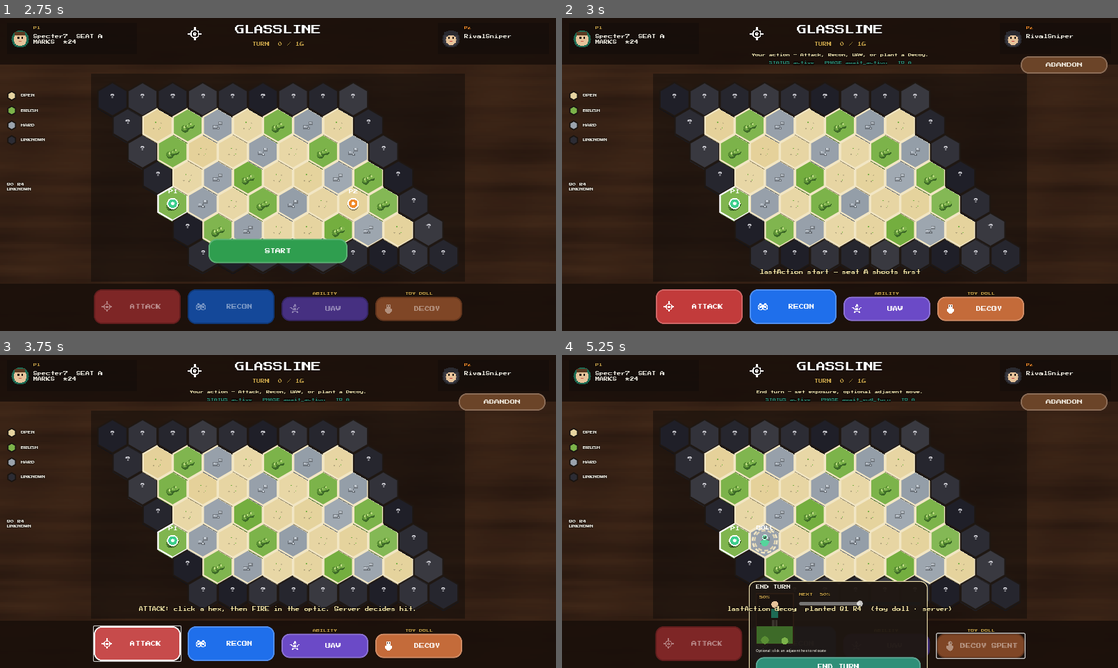
Above: before the commit, frames 1-4 (two rows, left to right).
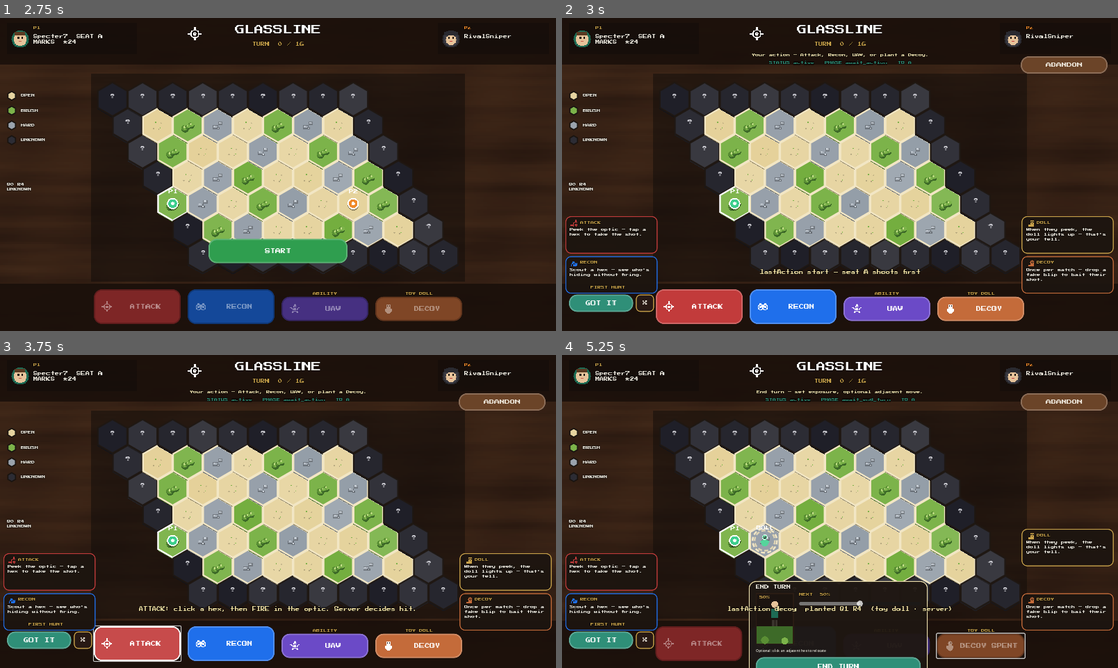
Above: after the commit, the same moments.

Repository: physikal/glassline-godot
Game: Godot game, scene res://scenes/lobby/hideout_lobby.tscn
Same seed, same stepped clock (60 frames per second), same inputs: the game is played once before the commit and once after it.
Inputs (mouse positions are in pixels of both pictures, inside the frame that each line leads up to):
- Up to frame 1 (2.75 s): click "PLAY" at 0.5 s; tap Enter at 1.25 s; move the mouse to (400, 158) at 1.27 s; click (400, 158) at 1.42 s; tap Space at 2 s; move the mouse to (166, 190) at 2.02 s; click (166, 190) at 2.17 s
- Up to frame 2 (3 s): click "START" at 2.75 s
- Up to frame 3 (3.75 s): click "ATTACK" at 3.5 s
- Up to frame 4 (5.25 s): click "RECON" at 4.25 s; click "DECOY" at 5 s

Frame 1 is identical in both runs. In frame 2, 4.7% of the frame differs, in the area x 0-100%, y 63-94%; in frame 3, 4.7%; in frame 4, 5.1%, in the area x 0-100%, y 55-94%.

Commit message:
Add first-hunt coach chips for the first PvP match.
Client-only tip chips (Attack, Recon, Doll, Decoy) show once on a live
or mock hunt until Got it, persist coachSeen in ConfigFile, and skip SP
jobs. Chips never modal-lock the board or change Marks/combat.

Co-authored-by: physikal <physikal@users.noreply.github.com>

Diff:
--- a/scenes/lobby/hideout_lobby.gd
+++ b/scenes/lobby/hideout_lobby.gd
@@ -100,6 +100,10 @@
 		DisplayServer.window_set_mode(DisplayServer.WINDOW_MODE_WINDOWED)
 		DisplayServer.window_set_size(Vector2i(1280, 720))
 		await _capture_sp_job_t3()
+	elif "--capture-coach-tips" in args or "--capture-coach-dismissed" in args \
+			or "--capture-coach-chip" in args:
+		await get_tree().process_frame
+		_on_play()
 	elif "--capture-decoy-hud" in args or "--capture-decoy-blip" in args:
 		await get_tree().process_frame
 		_on_play()
--- /dev/null
+++ b/scenes/match/first_hunt_coach.gd
@@ -0,0 +1,295 @@
+extends Control
+## First-hunt coach — cozy tip chips on the first PvP / private live (or mock) match.
+## Client-only ConfigFile persist. Never modal-locks. No Marks / combat delta.
+
+const Chrome := preload("res://scripts/chrome.gd")
+const Contract := preload("res://types/contract.gd")
+
+signal dismissed
+
+static var store_path: String = Contract.COACH_STORE
+
+var _chip_attack: PanelContainer
+var _chip_recon: PanelContainer
+var _chip_doll: PanelContainer
+var _chip_decoy: PanelContainer
+var _btn_got_it: Button
+var _btn_x: Button
+var _kicker: Label
+var _anchor_attack: Control
+var _anchor_recon: Control
+var _anchor_decoy: Control
+var _anchor_doll: Control
+var _showing: bool = false
+var _built: bool = false
+
+
+func _ready() -> void:
+	mouse_filter = Control.MOUSE_FILTER_IGNORE
+	set_anchors_preset(PRESET_FULL_RECT)
+	if not _built:
+		_build()
+
+
+func _process(_delta: float) -> void:
+	if _showing:
+		_layout_chips()
+
+
+static func is_seen() -> bool:
+	var cfg := ConfigFile.new()
+	if cfg.load(store_path) != OK:
+		return false
+	return bool(cfg.get_value(Contract.COACH_SECTION, Contract.COACH_SEEN_KEY, false))
+
+
+static func mark_seen() -> void:
+	var cfg := ConfigFile.new()
+	cfg.load(store_path)
+	cfg.set_value(Contract.COACH_SECTION, Contract.COACH_SEEN_KEY, true)
+	cfg.save(store_path)
+
+
+static func clear_seen() -> void:
+	var cfg := ConfigFile.new()
+	cfg.set_value(Contract.COACH_SECTION, Contract.COACH_SEEN_KEY, false)
+	cfg.save(store_path)
+
+
+static func reset_store_for_test(path: String = "user://glassline_coach_test.cfg") -> void:
+	store_path = path
+	clear_seen()
+
+
+static func restore_store() -> void:
+	store_path = Contract.COACH_STORE
+
+
+func is_showing() -> bool:
+	return _showing and visible
+
+
+func visible_titles() -> PackedStringArray:
+	var titles := PackedStringArray()
+	if not is_showing():
+		return titles
+	for chip in [_chip_attack, _chip_recon, _chip_doll, _chip_decoy]:
+		if chip != null and chip.visible:
+			var title := str(chip.get_meta("coach_title", ""))
+			if title != "":
+				titles.append(title)
+	return titles
+
+
+func chip_global_rect(kind: String) -> Rect2:
+	var chip := _chip_for(kind)
+	if chip == null:
+		return Rect2()
+	return chip.get_global_rect()
+
+
+func passthrough_ok() -> bool:
+	if mouse_filter != Control.MOUSE_FILTER_IGNORE:
+		return false
+	for chip in [_chip_attack, _chip_recon, _chip_doll, _chip_decoy]:
+		if chip != null and chip.mouse_filter != Control.MOUSE_FILTER_IGNORE:
+			return false
+	return true
+
+
+func should_present(is_job: bool, match_active: bool) -> bool:
+	if is_job:
+		return false
+	if not match_active:
+		return false
+	return not is_seen()
+
+
+func present(is_job: bool, match_active: bool) -> void:
+	if not _built:
+		_build()
+	if should_present(is_job, match_active):
+		_show_chips()
+	else:
+		_hide_chips()
+
+
+func dismiss() -> void:
+	mark_seen()
+	_hide_chips()
+	dismissed.emit()
+
+
+func bind_anchors(attack: Control, recon: Control, decoy: Control, doll: Control) -> void:
+	_anchor_attack = attack
+	_anchor_recon = recon
+	_anchor_decoy = decoy
+	_anchor_doll = doll
+	_layout_chips()
+
+
+func _build() -> void:
+	_built = true
+	mouse_filter = Control.MOUSE_FILTER_IGNORE
+	set_anchors_preset(PRESET_FULL_RECT)
+	_chip_attack = _make_chip("ATTACK", Contract.COACH_ATTACK, Chrome.ATTACK_RED, "attack")
+	_chip_recon = _make_chip("RECON", Contract.COACH_RECON, Chrome.RECON_BLUE, "recon")
+	_chip_doll = _make_chip("DOLL", Contract.COACH_DOLL, Chrome.HIGH_GOLD, "decoy")
+	_chip_decoy = _make_chip("DECOY", Contract.COACH_DECOY, Chrome.DECOY_CARAMEL, "decoy")
+	add_child(_chip_attack)
+	add_child(_chip_recon)
+	add_child(_chip_doll)
+	add_child(_chip_decoy)
+
+	_kicker = Label.new()
+	_kicker.text = Contract.COACH_KICKER
+	_kicker.mouse_filter = Control.MOUSE_FILTER_IGNORE
+	_kicker.horizontal_alignment = HORIZONTAL_ALIGNMENT_CENTER
+	Chrome.apply_label(_kicker, 8, Chrome.HIGH_GOLD, true)
+	_kicker.size = Vector2(180, 18)
+	add_child(_kicker)
+
+	_btn_got_it = Chrome.chunk_button(Contract.COACH_GOT_IT, Chrome.TEAL, Color.WHITE, Vector2(148, 40))
+	_btn_got_it.pressed.connect(dismiss)
+	_btn_got_it.focus_mode = Control.FOCUS_NONE
+	add_child(_btn_got_it)
+
+	_btn_x = Button.new()
+	_btn_x.text = "X"
+	_btn_x.custom_minimum_size = Vector2(40, 40)
+	_btn_x.focus_mode = Control.FOCUS_NONE
+	_btn_x.mouse_filter = Control.MOUSE_FILTER_STOP
+	_btn_x.add_theme_font_override("font", Chrome.pixel_font())
+	_btn_x.add_theme_font_size_override("font_size", 10)
+	_btn_x.add_theme_color_override("font_color", Chrome.CREAM)
+	_btn_x.add_theme_stylebox_override("normal", Chrome.flat(Color(0.16, 0.10, 0.08, 0.95), 10, Chrome.HIGH_GOLD, 2))
+	_btn_x.add_theme_stylebox_override("hover", Chrome.flat(Color(0.22, 0.14, 0.10, 0.95), 10, Color.WHITE, 2))
+	_btn_x.add_theme_stylebox_override("pressed", Chrome.flat(Color(0.10, 0.07, 0.05, 0.95), 10, Chrome.WOOD, 2))
+	_btn_x.pressed.connect(dismiss)
+	add_child(_btn_x)
+	_hide_chips()
+
+
+func _show_chips() -> void:
+	_showing = true
+	visible = true
+	for chip in [_chip_attack, _chip_recon, _chip_doll, _chip_decoy]:
+		if chip:
+			chip.visible = true
+	if _kicker:
+		_kicker.visible = true
+	if _btn_got_it:
+		_btn_got_it.visible = true
+	if _btn_x:
+		_btn_x.visible = true
+	_layout_chips()
+
+
+func _hide_chips() -> void:
+	_showing = false
+	visible = false
+	for chip in [_chip_attack, _chip_recon, _chip_doll, _chip_decoy]:
+		if chip:
+			chip.visible = false
+	if _kicker:
+		_kicker.visible = false
+	if _btn_got_it:
+		_btn_got_it.visible = false
+	if _btn_x:
+		_btn_x.visible = false
+
+
+func _chip_for(kind: String) -> PanelContainer:
+	match kind:
+		"attack":
+			return _chip_attack
+		"recon":
+			return _chip_recon
+		"doll", "exposure":
+			return _chip_doll
+		"decoy":
+			return _chip_decoy
+		_:
+			return null
+
+
+func _make_chip(title: String, body: String, accent: Color, icon_kind: String) -> PanelContainer:
+	var panel := PanelContainer.new()
+	## Decorative only — hex / action clicks pass through the chip body.
+	panel.mouse_filter = Control.MOUSE_FILTER_IGNORE
+	panel.custom_minimum_size = Vector2(212, 86)
+	panel.size = Vector2(212, 86)
+	panel.set_meta("coach_title", title)
+	var box := Chrome.flat(Color(0.11, 0.08, 0.06, 0.94), 12, accent, 2)
+	box.content_margin_left = 10
+	box.content_margin_right = 8
+	box.content_margin_top = 6
+	box.content_margin_bottom = 8
+	panel.add_theme_stylebox_override("panel", box)
+
+	var col := VBoxContainer.new()
+	col.mouse_filter = Control.MOUSE_FILTER_IGNORE
+	col.add_theme_constant_override("separation", 4)
+	panel.add_child(col)
+
+	var head := HBoxContainer.new()
+	head.mouse_filter = Control.MOUSE_FILTER_IGNORE
+	head.add_theme_constant_override("separation", 6)
+	col.add_child(head)
+
+	var icon := TextureRect.new()
+	icon.texture = Chrome.make_icon(icon_kind, accent, 18)
+	icon.custom_minimum_size = Vector2(18, 18)
+	icon.stretch_mode = TextureRect.STRETCH_KEEP_ASPECT_CENTERED
+	icon.mouse_filter = Control.MOUSE_FILTER_IGNORE
+	head.add_child(icon)
+
+	var title_lbl := Label.new()
+	title_lbl.text = title
+	title_lbl.size_flags_horizontal = Control.SIZE_EXPAND_FILL
+	title_lbl.mouse_filter = Control.MOUSE_FILTER_IGNORE
+	Chrome.apply_label(title_lbl, 8, Chrome.HIGH_GOLD, true)
+	head.add_child(title_lbl)
+
+	var body_lbl := Label.new()
+	body_lbl.text = body
+	body_lbl.autowrap_mode = TextServer.AUTOWRAP_WORD_SMART
+	body_lbl.custom_minimum_size = Vector2(188, 44)
+	body_lbl.mouse_filter = Control.MOUSE_FILTER_IGNORE
+	Chrome.apply_label(body_lbl, 8, Chrome.CREAM, true)
+	col.add_child(body_lbl)
+	return panel
+
+
+func _layout_chips() -> void:
+	if not _showing:
+		return
+	## Gutters stay clear of the hex well (220,132 → 1060,602) and action pills.
+	_place_free(_chip_attack, Vector2(8, 456))
+	_place_free(_chip_recon, Vector2(8, 548))
+	_place_free(_chip_doll, Vector2(1058, 456))
+	_place_free(_chip_decoy, Vector2(1058, 548))
+	if _anchor_doll != null and _anchor_doll.is_visible_in_tree() and _doll_host_visible():
+		_place_free(_chip_doll, Vector2(1058, 400))
+	if _kicker:
+		_kicker.position = Vector2(16, 616)
+	if _btn_got_it:
+		_btn_got_it.position = Vector2(16, 636)
+	if _btn_x:
+		_btn_x.position = Vector2(170, 636)
+
+
+func _doll_host_visible() -> bool:
+	if _anchor_doll == null:
+		return false
+	var walk: Node = _anchor_doll
+	while walk != null:
+		if walk is CanvasItem and not (walk as CanvasItem).visible:
+			return false
+		walk = walk.get_parent()
+	return true
+
+
+func _place_free(chip: Control, pos: Vector2) -> void:
+	if chip:
+		chip.position = pos
--- a/scenes/match/match_screen.gd
+++ b/scenes/match/match_screen.gd
@@ -9,6 +9,7 @@
 const Snapshot := preload("res://types/snapshot.gd")
 const HexMath := preload("res://scripts/hex_math.gd")
 const MarksPayout := preload("res://types/marks_payout.gd")
+const FirstHuntCoach := preload("res://scenes/match/first_hunt_coach.gd")
 
 enum Aim { NONE, ATTACK, RECON, RELOCATE }
 
@@ -47,6 +48,7 @@
 var _btn_hideout: Button
 var _you_chip: Label
 var _rival_chip: Label
+var _coach: FirstHuntCoach
 
 var _aim: int = Aim.NONE
 var _selected: Variant = null
@@ -98,6 +100,12 @@
 		_capture_end_summary_forfeit()
 	elif "--capture-end-summary-standoff" in args:
 		_capture_end_summary_standoff()
+	elif "--capture-coach-tips" in args:
+		_capture_coach_tips()
+	elif "--capture-coach-dismissed" in args:
+		_capture_coach_dismissed()
+	elif "--capture-coach-chip" in args:
+		_capture_coach_chip()
 
 
 func _capture_after_play() -> void:
@@ -402,6 +410,69 @@
 			ClientSession.apply_snapshot(yours)
 	_refresh(ClientSession.typed_snapshot())
 	await _capture_end_summary_png("res://artifacts/ux/end_summary_forfeit.png", "M1_END_SUMMARY_FORFEIT")
+
+
+func _prep_coach_capture() -> Snapshot:
+	FirstHuntCoach.clear_seen()
+	var snap := _force_pvp_active_for_capture()
+	_refresh(snap)
+	_toast.text = ""
+	if _coach:
+		_coach.present(false, snap.status() == Contract.STATUS_ACTIVE)
+	return snap
+
+
+func _capture_coach_png(path: String, tag: String) -> void:
+	await get_tree().process_frame
+	await get_tree().process_frame
+	await RenderingServer.frame_post_draw
+	var img := get_viewport().get_texture().get_image()
+	var out := ProjectSettings.globalize_path(path)
+	img.save_png(out)
+	print("%s %s" % [tag, out])
+	get_tree().quit()
+
+
+func _capture_coach_tips() -> void:
+	await get_tree().process_frame
+	_prep_coach_capture()
+	await _capture_coach_png("res://artifacts/ux/coach_tips_first_match.png", "C6_COACH_TIPS")
+
+
+func _capture_coach_dismissed() -> void:
+	await get_tree().process_frame
+	var snap := _prep_coach_capture()
+	if _coach:
+		_coach.dismiss()
+	_refresh(snap)
+	_toast.text = ""
+	await _capture_coach_png("res://artifacts/ux/coach_dismissed.png", "C3_COACH_DISMISSED")
+
+
+func _capture_coach_chip() -> void:
+	await get_tree().process_frame
+	_prep_coach_capture()
+	await get_tree().process_frame
+	await get_tree().process_frame
+	await RenderingServer.frame_post_draw
+	var img := get_viewport().get_texture().get_image()
+	var out := ProjectSettings.globalize_path("res://artifacts/ux/coach_chip_closeup.png")
+	if _coach:
+		var r := _coach.chip_global_rect("attack")
+		if r.size.x > 8.0 and r.size.y > 8.0:
+			var pad := 12
+			var region := Rect2i(
+				maxi(0, int(r.position.x) - pad),
+				maxi(0, int(r.position.y) - pad),
+				int(r.size.x) + pad * 2,
+				int(r.size.y) + pad * 2
+			)
+			region = region.intersection(Rect2i(Vector2i.ZERO, img.get_size()))
+			if region.size.x > 0 and region.size.y > 0:
+				img = img.get_region(region)
+	img.save_png(out)
+	print("C6_COACH_CHIP %s" % out)
+	get_tree().quit()
 
 
 func _capture_end_summary_standoff() -> void:
@@ -665,6 +736,12 @@
 	_toast.horizontal_alignment = HORIZONTAL_ALIGNMENT_CENTER
 	Chrome.apply_label(_toast, 10, Color("f7e7a8"), true)
 	add_child(_toast)
+
+	_coach = FirstHuntCoach.new()
+	_coach.set_anchors_preset(PRESET_FULL_RECT)
+	_coach.mouse_filter = Control.MOUSE_FILTER_IGNORE
+	_coach.bind_anchors(_btn_attack, _btn_recon, _btn_decoy, _exposure_doll)
+	add_child(_coach)
 
 	_optic = preload("res://scenes/optic/optic_overlay.gd").new()
 	_optic.set_anchors_preset(PRESET_FULL_RECT)
@@ -868,6 +945,7 @@
 		_btn_decoy.text = "%s SPENT" % Contract.DECOY_LABEL
 	else:
 		_btn_decoy.text = Contract.DECOY_LABEL
+	_sync_coach(snap)
 
 
 func _highlights(snap: Snapshot) -> Dictionary:
@@ -877,6 +955,14 @@
 	if snap.enemy_soft_hot() > 0 and snap.enemy_visible_hex() != null:
 		extra[Contract.hex_key(snap.enemy_visible_hex())] = Color("f0a020")
 	return extra
+
+
+func _sync_coach(snap: Snapshot) -> void:
+	if _coach == null:
+		return
+	var job := ClientSession.is_job() or snap.is_job()
+	var live := snap.status() == Contract.STATUS_ACTIVE
+	_coach.present(job, live)
 
 
 func _set_actions(on: bool) -> void:
--- /dev/null
+++ b/tools/headless_coach_test.gd
@@ -0,0 +1,60 @@
+extends SceneTree
+## Small first-hunt coach smoke: chips when unseen, gone after dismiss, ConfigFile persists.
+## Run: godot --headless --path . -s res://tools/headless_coach_test.gd
+
+const Contract := preload("res://types/contract.gd")
+const CoachScript := preload("res://scenes/match/first_hunt_coach.gd")
+
+
+func _init() -> void:
+	var code := _run()
+	quit(code)
+
+
+func _run() -> int:
+	var failed: PackedStringArray = []
+	CoachScript.reset_store_for_test()
+	_expect(failed, not CoachScript.is_seen(), "unseen when flag clear")
+
+	var coach = CoachScript.new()
+	coach.present(false, true)
+	_expect(failed, coach.is_showing(), "chips appear when flag clear + live PvP")
+	var titles: PackedStringArray = coach.visible_titles()
+	_expect(failed, titles.has("ATTACK") and titles.has("RECON") and titles.has("DOLL") and titles.has("DECOY"), "Attack Recon Doll Decoy")
+	_expect(failed, coach.passthrough_ok(), "no modal lock")
+	_expect(failed, Contract.RECON_BASE == 0.35 and Contract.MARKS_PVP_WIN == 25, "no combat delta")
+
+	coach.dismiss()
+	_expect(failed, not coach.is_showing(), "chips gone after dismiss")
+	_expect(failed, CoachScript.is_seen(), "coachSeen true")
+
+	var cfg := ConfigFile.new()
+	_expect(failed, cfg.load(CoachScript.store_path) == OK, "ConfigFile saved")
+	_expect(failed, bool(cfg.get_value(Contract.COACH_SECTION, Contract.COACH_SEEN_KEY, false)), "coachSeen persisted")
+
+	var again = CoachScript.new()
+	again.present(false, true)
+	_expect(failed, not again.is_showing(), "does not return after dismiss")
+
+	CoachScript.clear_seen()
+	var job = CoachScript.new()
+	job.present(true, true)
+	_expect(failed, not job.is_showing(), "SP job skips")
+
+	coach.free()
+	again.free()
+	job.free()
+	CoachScript.restore_store()
+
+	if failed.is_empty():
+		print("HEADLESS_COACH_OK")
+		return 0
+	for line in failed:
+		push_error(line)
+		print("FAIL: ", line)
+	return 1
+
+
+func _expect(failed: PackedStringArray, cond: bool, label: String) -> void:
+	if not cond:
+		failed.append(label)
--- a/tools/headless_loop_test.gd
+++ b/tools/headless_loop_test.gd
@@ -139,6 +139,7 @@
 	_shop_sink2_case(failed)
 	_equip_chrome_case(failed)
 	_player_persist_case(failed)
+	_first_hunt_coach_case(failed)
 
 	# Recon odds: in-sector + forced roll.
 	_recon_case(failed)
@@ -1339,6 +1340,48 @@
 	session.free()
 
 
+func _first_hunt_coach_case(failed: PackedStringArray) -> void:
+	## C1–C5: chips on first live PvP when unseen, gone after dismiss, ConfigFile persists.
+	var Coach := load("res://scenes/match/first_hunt_coach.gd")
+	Coach.reset_store_for_test()
+	_expect(failed, not Coach.is_seen(), "C5 unseen when flag clear")
+	var coach = Coach.new()
+	coach.present(false, true)
+	_expect(failed, coach.is_showing(), "C1 chips when unseen + live")
+	var titles: PackedStringArray = coach.visible_titles()
+	_expect(failed, titles.has("ATTACK") and titles.has("RECON"), "C2 Attack + Recon chips")
+	_expect(failed, titles.has("DOLL") and titles.has("DECOY"), "C2 Doll + Decoy chips")
+	_expect(failed, titles.size() == 4, "C2 four tips")
+	_expect(failed, coach.passthrough_ok(), "C3 chips ignore mouse / no modal")
+	_expect(failed, Contract.COACH_ATTACK.find("optic") >= 0, "C2 Attack cozy copy")
+	_expect(failed, Contract.COACH_RECON.find("Scout") >= 0, "C2 Recon cozy copy")
+	_expect(failed, Contract.COACH_DOLL.find("doll") >= 0, "C2 Doll cozy copy")
+	_expect(failed, Contract.COACH_DECOY.find("blip") >= 0, "C2 Decoy cozy copy")
+	_expect(failed, Contract.RECON_BASE == 0.35 and Contract.MARKS_PVP_WIN == 25, "C4 combat table unchanged")
+	coach.dismiss()
+	_expect(failed, not coach.is_showing(), "C3 gone after Got it")
+	_expect(failed, Coach.is_seen(), "C5 seen after dismiss")
+	var cfg := ConfigFile.new()
+	_expect(failed, cfg.load(Coach.store_path) == OK, "C5 ConfigFile exists")
+	_expect(failed, bool(cfg.get_value(Contract.COACH_SECTION, Contract.COACH_SEEN_KEY, false)), "C5 coachSeen true")
+	var again = Coach.new()
+	again.present(false, true)
+	_expect(failed, not again.is_showing(), "C1 never again after dismiss")
+	Coach.clear_seen()
+	var job = Coach.new()
+	job.present(true, true)
+	_expect(failed, not job.is_showing(), "C1 SP job skips")
+	Coach.clear_seen()
+	var drop = Coach.new()
+	drop.present(false, false)
+	_expect(failed, not drop.is_showing(), "C1 hidden until live after drop")
+	coach.free()
+	again.free()
+	job.free()
+	drop.free()
+	Coach.restore_store()
+
+
 func _recon_case(failed: PackedStringArray) -> void:
 	server.clear_all()
 	server.reset_wallet(0)
--- a/types/contract.gd
+++ b/types/contract.gd
@@ -163,6 +163,17 @@
 const GRACE_RIVAL_COPY := "Waiting on rival…  %s"
 const GRACE_HOLD_COPY := "Reconnect  %s"
 
+## First-hunt coach — client-only tip chips. No API / Marks / combat.
+const COACH_STORE := "user://glassline_coach.cfg"
+const COACH_SECTION := "coach"
+const COACH_SEEN_KEY := "coachSeen"
+const COACH_KICKER := "FIRST HUNT"
+const COACH_GOT_IT := "GOT IT"
+const COACH_ATTACK := "Peek the optic — tap a hex to take the shot."
+const COACH_RECON := "Scout a hex — see who's hiding without firing."
+const COACH_DOLL := "When they peek, the doll lights up — that's your tell."
+const COACH_DECOY := "Once per match — drop a fake blip to bait their shot."
+
 
 static func format_grace_clock(sec: float) -> String:
 	var n := maxi(0, ceili(sec))
Not shown, added: FIRST_HUNT_COACH_NOTES.md
Not shown, changed: README.md
